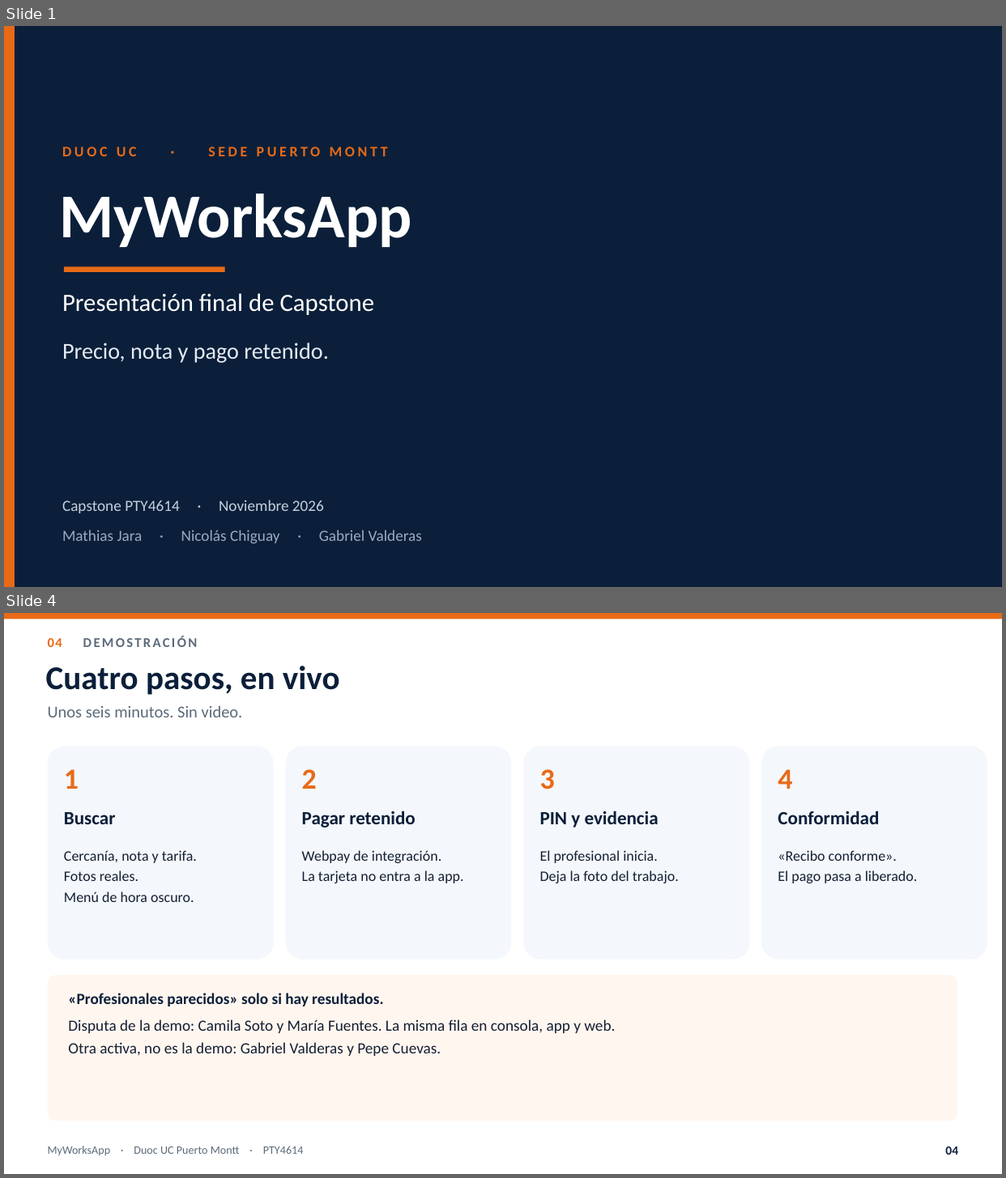
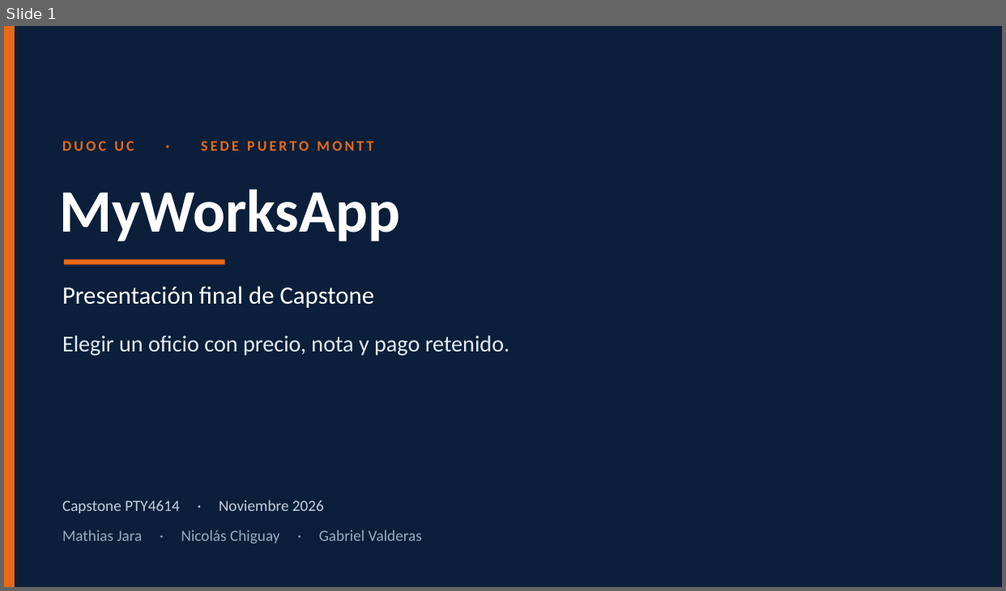
Before and after one commit to MathiasAlejandr0/MyWorksAppProyect, a slide deck: Fase 2/Presentacion_final_MyWorksApp.pptx. Shown one above the other, each under a label of ours: slides 1 and 4 before the commit, slide 1 after it; the slides between them are not shown. The pictures are 1006x1178 and 1006x591 pixels, drawn with LibreOffice and Linux fonts; fonts in the diff are those of the drawing. Boxes give left, top, right and bottom in pixels: in the first picture for what was removed or moved away, otherwise in the second. Text is boxed around its words. In the diff, an @@ line names an element or a change of style, - is before the commit and + after.

```diff
--- a/Fase 2/Presentacion_final_MyWorksApp.pptx
+++ b/Fase 2/Presentacion_final_MyWorksApp.pptx
@@ slide 4 removed at box(4, 613, 1002, 1174), background #FFFFFF @@
@@ rectangle removed at box(4, 613, 1002, 619) @@
@@ text removed at box(48, 636, 198, 647) @@
-04 DEMOSTRACIÓN
@@ text removed at box(46, 666, 340, 695) @@
-Cuatro pasos, en vivo
@@ text removed at box(48, 706, 243, 717) @@
-Unos seis minutos. Sin video.
@@ rounded rectangle removed at box(48, 747, 274, 960) @@
@@ rounded rectangle removed at box(286, 747, 512, 960) @@
@@ rounded rectangle removed at box(523, 747, 750, 960) @@
@@ rounded rectangle removed at box(761, 747, 987, 960) @@
@@ text removed at box(64, 769, 79, 789) @@
-1
@@ text removed at box(302, 769, 317, 789) @@
-2
@@ text removed at box(540, 769, 555, 790) @@
-3
@@ text removed at box(778, 769, 792, 789) @@
-4
@@ text removed at box(64, 812, 116, 824) @@
-Buscar
@@ text removed at box(302, 811, 415, 828) @@
-Pagar retenido
@@ text removed at box(540, 811, 658, 828) @@
-PIN y evidencia
@@ text removed at box(778, 811, 879, 824) @@
-Conformidad
@@ text removed at box(64, 850, 197, 902) @@
-Cercanía, nota y tarifa.
-Fotos reales.
-Menú de hora oscuro.
@@ text removed at box(302, 850, 464, 884) @@
-Webpay de integración.
-La tarjeta no entra a la app.
@@ text removed at box(540, 850, 679, 884) @@
-El profesional inicia.
-Deja la foto del trabajo.
@@ text removed at box(778, 850, 918, 884) @@
-«Recibo conforme».
-El pago pasa a liberado.
@@ rounded rectangle removed at box(48, 975, 957, 1122) @@
@@ text removed at box(68, 993, 615, 1056) @@
-«Profesionales parecidos» solo si hay resultados.
-Disputa de la demo: Camila Soto y María Fuentes. La misma fila en consola, app y web.
-Otra activa, no es la demo: Gabriel Valderas y Pepe Cuevas.
@@ text removed at box(48, 1146, 304, 1157) @@
-MyWorksApp · Duoc UC Puerto Montt · PTY4614
@@ text removed at box(945, 1147, 958, 1155) @@
-04
@@ slide 1 changed as well @@
@@ text "DUOC UC · SEDE PUERTO ..." at box(62, 141, 373, 151): letter spacing 2.8 to 2.4 pt @@
@@ text "MyWorksApp" at box(59, 189, 400, 241): size 60 to 58 pt @@
@@ rectangle: place and size @@
-rectangle at box(64, 267, 225, 272)
+rectangle at box(64, 259, 225, 265)
@@ text "Presentación final de Capstone": place and size @@
-text "Presentación final de Capstone" at box(62, 293, 375, 315)
+text "Presentación final de Capstone" at box(62, 286, 375, 308)
@@ text at box(62, 335, 509, 356): text changed @@
-Precio, nota y pago retenido.
+Elegir un oficio con precio, nota y pago retenido.
```
Also in this commit, not shown: 3 other slides changed, 11 slides added, 3 other slides removed, 3 other files.
